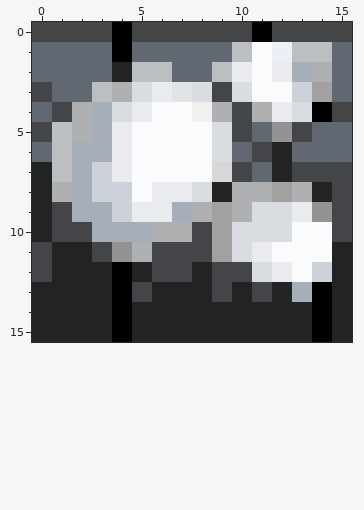
Pixel-art file: Seokbinggo_Client/Assets/Art/Tiles/frost_essence.aseprite. That is the earlier state.
16x16 pixels, 1 frame. Colours within 5 levels of each other are drawn and written as one.
The same view after the edit:
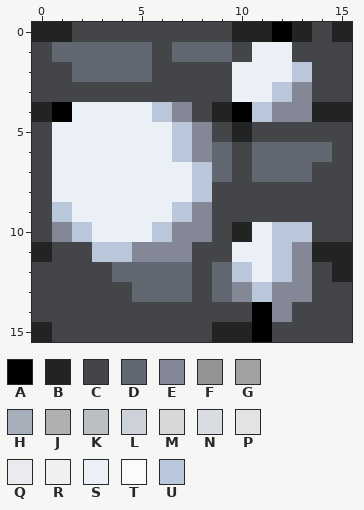
Palette (. is transparent): A #000000  B #222323  C #434549  D #626871  E #848795  F #939393  G #a1a1a1  H #a6aeba  J #afb0b1  K #bcbfc2  L #cdd2da  M #d7d7d7  N #d9dce1  P #e2e3e5  Q #e9ebef  R #f0f0f0  S #ebf0f6  T #fafbfc  U #bac7db
The exact change:
Changed rows in their new state; - is an unchanged pixel.
first column x 0:
 0 BB--C-----BBAB-B
 1 C---D-C---CS-CCC
 2 CC--DDCCCCSSSUCC
 3 -CCCCCCCC-SSUECC
 4 BASSSSUECBAUEEBB
 5 -SSSSSSUECBCC-CC
 6 CSSSSSSUEDCDD--C
 7 CSSSSSSSUD--DD--
 8 CSSSSSSSUCCCCCC-
 9 CUSSSSSUECCCCCC-
10 CEUSSSUEECBSUUC-
11 BCCUUEEE-CSSUEB-
12 -CCCDDDDCDUSUEC-
13 CCCCCDDDCDEUEECC
14 CCCCCCCCCCCAECCC
15 -CCCCCCCC--ACCCC
Pixel boxes of the changes (left, top, right, bottom) in both pictures:
changed: (32, 22, 352, 342)
